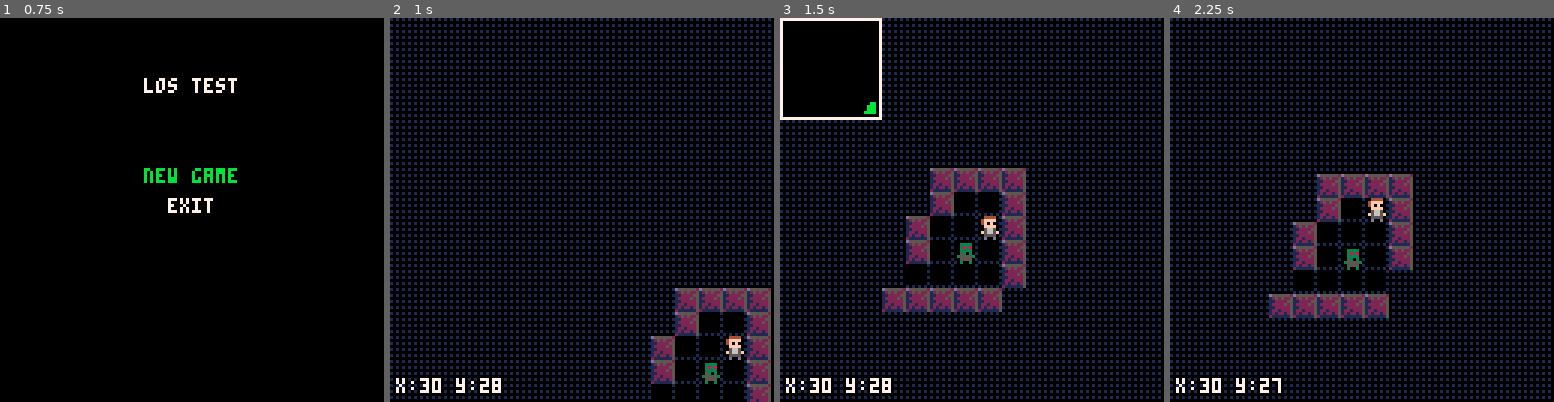
Above: before the commit, frames 1-4 (left to right).
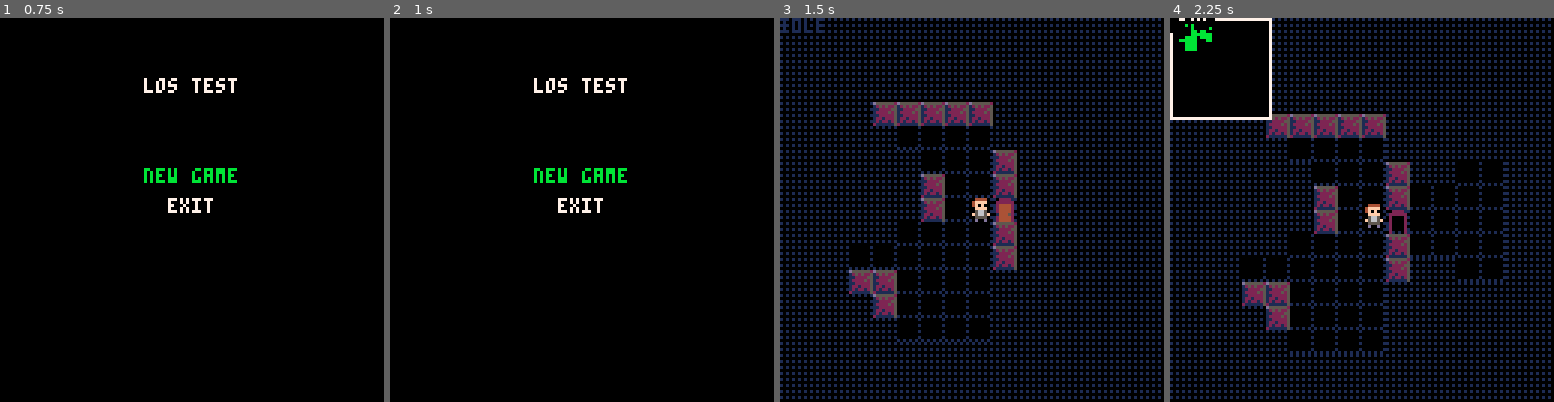
Above: after the commit, the same moments.

Repository: bancliffe/lostest
Game: PICO-8 cartridge lostest.p8
Two runs of this game, one before a commit and one after it. Both use one fixed random seed, a clock stepped at 60 frames per second and the inputs below.
Inputs:
- Up to frame 1 (0.75 s): tap X (X key) at 0.33 s; tap O (Z key) at 0.7 s
- Up to frame 2 (1 s): no input
- Up to frame 3 (1.5 s): tap X (X key) at 1.07 s
- Up to frame 4 (2.25 s): hold Right 1.6-2.1 s; tap O (Z key) at 1.7, 2.1 s; tap X (X key) at 1.85 s; hold Up from 2.15 s (still down)

Frame 1 is identical in both runs. In frame 2, 29% of the frame differs, in the area x 0-100%, y 0-100%; in frame 3, 15%; in frame 4, 17%.

Commit message:
Add camera functionality and refactor map handling
- Introduced a new camera class to manage camera movement and targeting.
- Updated screen_map.lua to utilize the new camera class for smoother camera transitions.
- Refactored character management to use a global characters table for easier access and updates.
- Enhanced the find_empty_tile function to allow for specifying search boundaries.
- Improved NPC placement logic and ensured proper updates during player turns.
- Added utility functions for checking tile walkability and interactability.

Diff:
--- /dev/null
+++ b/camera.lua
@@ -0,0 +1,13 @@
+game_camera=class:new({
+    x=x or 0,
+    y=y or 0,
+    dx=0,
+    dy=0,
+    target={x=0,y=0},
+    update=function(_ENV)
+        dx = target.x * 8 - 64
+        dy = target.y * 8 - 64
+        x += (dx - x) * 0.2
+        y += (dy - y) * 0.2
+    end
+})
--- a/entities.lua
+++ b/entities.lua
@@ -22,51 +22,82 @@
     sprite_id=0,
     walkable=false,
     block_sight=false,
-    interact=function(self) end
+    interact=function(_ENV) end
 })
 
 player=entity:new({
     x=x or 0,
     y=y or 0,
+    mx=0,
+    my=0,
     sprite_id=16,
     vision_range=6,
+    dx=0,
+    dy=0,
+    move_dist=0,
     flipped=false,
     state="idle",
 
     update=function(_ENV)
-        local dx,dy=0,0
-        if btnp(⬆️) then dy -= 1 end
-        if btnp(⬇️) then dy += 1 end
-        if btnp(⬅️) then dx -= 1 flipped=true end
-        if btnp(➡️) then dx += 1 flipped=false end
+        if state == "idle" then
+            return move_or_interact(_ENV)
+        elseif state == "move" then
+            return move_player(_ENV, dx, dy)
+        elseif state == "bump" then
+            return bump_player(_ENV)
+        end
+    end,
+
+    bump_player=function(_ENV)
+        -- placeholder for bump animation or sound effect
+        state = "idle"
+        return true
+    end,
+
+    move_player=function(_ENV, dx, dy)
+        mx+=dx
+        my+=dy
+        move_dist-=1
+        if move_dist==0 then
+            state="idle"
+            mx=0
+            my=0
+            x+=dx
+            y+=dy
+            return true
+        end
+        return false
+    end,
+
+    move_or_interact=function(_ENV)
+        local action_taken = false
+        dx,dy=0,0
+        if btnp(⬆️) then dy -= 1
+        elseif btnp(⬇️) then dy += 1
+        elseif btnp(⬅️) then dx -= 1 flipped=true
+        elseif btnp(➡️) then dx += 1 flipped=false end
+
         -- check for interactable objects before moving
-        local tile = test_map[x+dx] and test_map[x+dx][y+dy]
-        if tile then
-            if tile.object then
-                if tile.object.name=="door" and tile.object.state=="open" then
-                    x = mid(0,map_width-1,x + dx)
-                    y = mid(0,map_height-1,y + dy)
-                elseif tile.object.name=="door" and tile.object.state=="closed" then
+        if dx != 0 or dy != 0 then
+            if walkable(x+dx,y+dy) then
+                move_dist=8
+                state="move"
+            elseif interactable(x+dx,y+dy) then
+                local tile = test_map[x+dx] and test_map[x+dx][y+dy]
+                if tile and tile.object then
                     tile.object.interact(tile)
+                    state="bump"
                 end
-            elseif test_map[x+dx] and test_map[x+dx][y+dy] and test_map[x+dx][y+dy].walkable then
-                x = mid(0,map_width-1,x + dx)
-                y = mid(0,map_height-1,y + dy)
             end
         end
         if btnp(❎) then
             global.show_minimap = not global.show_minimap
         end
+        return action_taken
     end,
 
     draw=function(_ENV)
-         if state=="idle" then
-            local sx = (sprite_id%16)*8
-            local sy = (sprite_id\16)*8
-            sspr(sx,sy,8,8,x*8,y*8,8,8, flipped, false)
-        else
-            spr(sprite_id,x*8,y*8,1,1, flipped, false)
-         end
+        spr(sprite_id,(x*8)+mx,(y*8)+my,1,1, flipped, false)
     end
 })
 
--- a/lostest.p8
+++ b/lostest.p8
@@ -6,6 +6,7 @@
 #include main.lua
 #include utils.lua
 #include entities.lua
+#include camera.lua
 #include screens\screen_mainmenu.lua
 #include screens\screen_map.lua
 
--- a/screens/screen_map.lua
+++ b/screens/screen_map.lua
@@ -1,38 +1,41 @@
 function init_map()
     map_width = 32
     map_height = 32
+    global.show_minimap = false
+    global.characters={}
     test_map = map_from_tiles(map_width,map_height)
-    local empty_tile = find_empty_tile(test_map)
+    local empty_tile = find_empty_tile(test_map,0,8,0,8)
     global.pc=player:new({x=empty_tile.x, y=empty_tile.y})
+    my_camera = game_camera:new({target=global.pc})
     minimap = generate_minimap(test_map)
-    global.show_minimap = false
-    characters={}
-    add(characters,global.pc)
+    add(global.characters,global.pc)
 
     for i=1,30 do
         local empty_tile = find_empty_tile(test_map)
         local sprite_id = 17 + flr(rnd(5))
-        log("placing npc at ("..empty_tile.x..","..empty_tile.y..") with sprite_id "..sprite_id)
         local c = npc:new({x=empty_tile.x, y=empty_tile.y,sprite_id=sprite_id})
-        add(characters, c)
+        add(global.characters, c)
     end
 
-    camera_x = 0
-    camera_y = 0
-    camera_dest_x = 0
-    camera_dest_y = 0
+    -- turn-based system
+    player_acted = false
+    update_los(test_map)
 end
 
 function update_map()
-    for i=1,#characters do
-        characters[i]:update()
+    -- player turn
+    player_acted = global.pc:update()
+
+    -- if player acted, update all NPCs
+    if player_acted then
+        for i=2,#global.characters do
+            global.characters[i]:update()
+        end
+        update_los(test_map)
+        minimap = generate_minimap(test_map)
     end
-    update_los(test_map)
-    minimap = generate_minimap(test_map)
-    dest_camera_x = global.pc.x * 8 - 64
-    dest_camera_y = global.pc.y * 8 - 64
-    camera_x += (dest_camera_x - camera_x) * 0.2
-    camera_y += (dest_camera_y - camera_y) * 0.2
+
+    my_camera:update()
 end
 
 function draw_map()
@@ -40,7 +43,7 @@
     fillp(0x5f5f)
     rectfill(0,0,128,128,1)
     fillp()
-    camera(camera_x, camera_y)
+    camera(my_camera.x, my_camera.y)
     for i=0,map_width-1 do
         for j=0,map_height-1 do
             local tile = test_map[i][j]
@@ -57,9 +60,9 @@
     end
     palt(0,false)
     palt(14,true)
-    for i=1,#characters do
-        if test_map[characters[i].x] and test_map[characters[i].x][characters[i].y] and test_map[characters[i].x][characters[i].y].visible then
-            characters[i]:draw()
+    for i=1,#global.characters do
+        if test_map[global.characters[i].x] and test_map[global.characters[i].x][global.characters[i].y] and test_map[global.characters[i].x][global.characters[i].y].visible then
+            global.characters[i]:draw()
         end
     end
     palt()
@@ -68,10 +71,10 @@
 
 function draw_ui()
     camera()
-    print("x:"..global.pc.x.." y:"..global.pc.y,2,120,7)
-    if show_minimap then
+    if global.show_minimap then
         draw_minimap(1,1)
     end
+    ?global.pc.state
 end
 
 function draw_minimap(x, y)
--- a/utils.lua
+++ b/utils.lua
@@ -41,12 +41,16 @@
 end
 
 -- find a random walkable tile on the map (used for player start position)
-function find_empty_tile(map)
+function find_empty_tile(map,minx,maxx,miny,maxy)
+    minx = minx or 0
+    maxx = maxx or #map-1
+    miny = miny or 0
+    maxy = maxy or #map[0]-1
     local empty_tiles = {}
-    for i=0,#map-1 do
-        for j=0,#map[0]-1 do
+    for i=minx,maxx do
+        for j=miny,maxy do
             --log("checking tile ("..i..","..j..")")
-            if map[i][j].sprite_id==1 then add(empty_tiles, {x=i,y=j}) end
+            if map[i][j].sprite_id==1 and map[i][j].object == nil and get_character_at(i,j) == nil then add(empty_tiles, {x=i,y=j}) end
         end
     end
     return empty_tiles[flr(rnd(#empty_tiles))+1]
@@ -137,6 +141,7 @@
                 tile.object.state = "open"
                 tile.object.block_sight = false
                 tile.object.sprite_id = 5
+                tile.object.walkable = true
                 tile.walkable = true
                 tile.block_sight = false
             end
@@ -233,6 +238,18 @@
     return year.."-"..month.."-"..day.." "..hour..":"..minute..":"..second
 end
 
+function walkable(x,y)
+    local tile = test_map[x][y]
+    if tile.object and not tile.object.walkable then return false end
+    return tile and tile.walkable and not get_character_at(x,y)
+end
+
+function interactable(x,y)
+    local tile = test_map[x][y]
+    if tile.object and tile.object.interact then return true end
+    return false
+end
+
 function generate_minimap(map)
     local minimap = {}
     for i=0,map_width-1 do
@@ -252,3 +269,12 @@
     end
     return minimap
 end
+
+function get_character_at(x,y)
+    for i=1,#global.characters do
+        if global.characters[i].x == x and global.characters[i].y == y then
+            return global.characters[i]
+        end
+    end
+    return nil
+end
Not shown, changed: the thumbnail (__label__) section of lostest.p8
